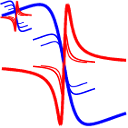
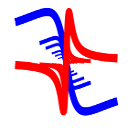
Layer changes from the first 128×128 image to the second:
moved "128" above "64", painted on it over [0, 2, 127, 127]
moved "64" above "48", painted on it over [32, 33, 96, 95]
moved "48" above "32", painted on it over [40, 40, 88, 88]
moved "32" above "24", painted on it over [0, 0, 79, 78]
moved "24" above "16", painted on it over [4, 4, 75, 74]
painted on "16" over [8, 8, 71, 71]
